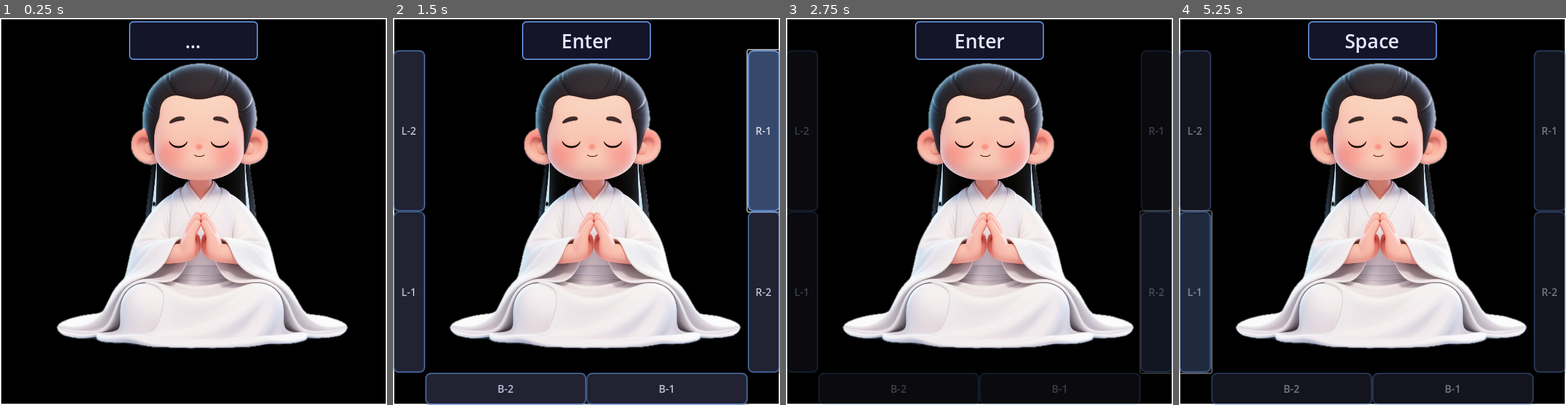
Above: before the commit, frames 1-4 (left to right).
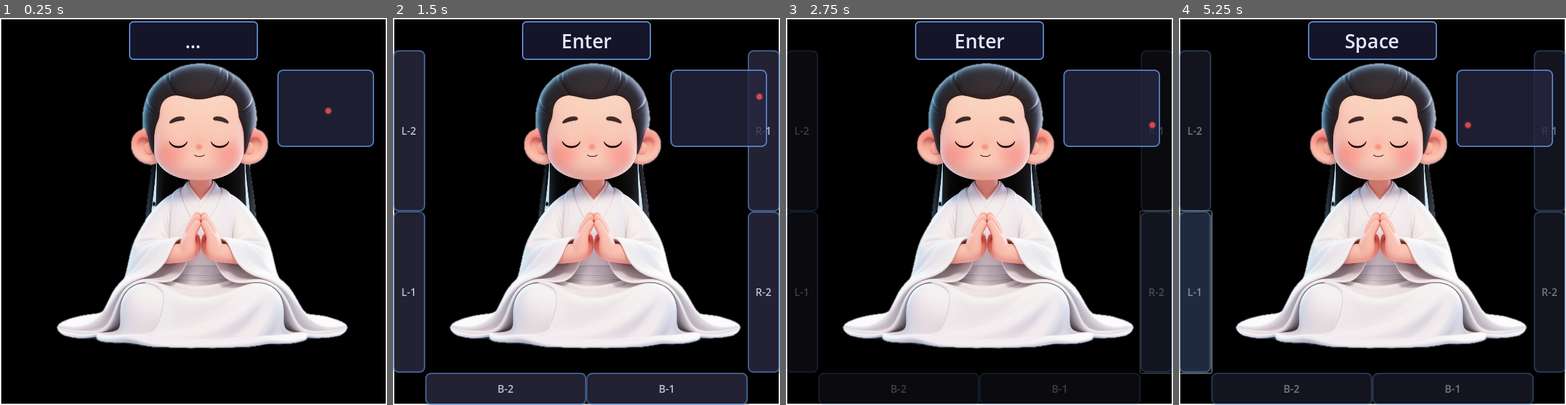
Above: after the commit, the same moments.

Repository: lichen63/cyber-cultivation
Game: Godot game, scene res://scenes/Main.tscn
The game is run twice, just before and just after one commit, with the same random seed, the same clock (stepped at 60 frames per second) and the same inputs.
Inputs (mouse positions are in pixels of both pictures, inside the frame that each line leads up to):
- Up to frame 1 (0.25 s): no input
- Up to frame 2 (1.5 s): tap Enter at 0.5 s; drag from (586, 211) to (625, 126) at 0.52 s; click "R-1" at 1.25 s
- Up to frame 3 (2.75 s): click "R-2" at 2 s
- Up to frame 4 (5.25 s): click "B-1" at 2.75 s; tap Space at 3.5 s; drag from (1295, 230) to (1353, 288) at 3.52 s; click "B-2" at 4.25 s; click "L-1" at 5 s

The runs differ from the first frame. In frame 1, 5.0% of the frame differs, in the area x 71-97%, y 13-34%; in frame 2, 7.4%, in the area x 71-100%, y 8-51%; in frame 3, 4.9%; in frame 4, 4.9%.

Commit message:
implement mouse monitor events, but not complete

Diff:
--- a/scripts/ui/Main.gd
+++ b/scripts/ui/Main.gd
@@ -1,4 +1,15 @@
 extends Control
+
+# Custom MousePoint class for drawing the mouse point
+class MousePoint extends Control:
+  func _draw() -> void:
+    var point_color = Color(0.9, 0.3, 0.3, 0.9) # Red point
+    var point_size = 4.0
+    draw_circle(Vector2(4, 4), point_size, point_color)
+
+    # Draw a subtle glow effect
+    var glow_color = Color(0.9, 0.3, 0.3, 0.3)
+    draw_circle(Vector2(4, 4), point_size + 2, glow_color)
 
 # Node references
 @onready var character_node: TextureRect = $Character
@@ -49,6 +60,13 @@
 var is_dragging: bool = false
 var mouse_initial_pos: Vector2 = Vector2.ZERO
 
+# Mouse monitoring system
+var mouse_monitor_area: Panel
+var mouse_point: Control
+var mouse_point_original_pos: Vector2
+var blink_tween: Tween
+var move_tween: Tween
+
 # === LIFECYCLE METHODS ===
 
 func _ready() -> void:
@@ -65,6 +83,9 @@
   # Create action buttons
   create_action_buttons()
 
+  # Create mouse monitoring area
+  create_mouse_monitor()
+
   # Connect mouse signals for window hover detection
   mouse_entered.connect(_on_window_mouse_entered)
   mouse_exited.connect(_on_window_mouse_exited)
@@ -72,12 +93,21 @@
 # === INPUT HANDLING ===
 
 func _input(event: InputEvent) -> void:
-  """Handle all keyboard input events"""
+  """Handle all input events - keyboard and global mouse monitoring"""
   if event is InputEventKey and event.pressed:
     update_keyboard_display(event)
+  elif event is InputEventMouseButton:
+    # Global mouse button monitoring
+    if event.pressed:
+      handle_mouse_click(event.global_position)
+    if event.double_click:
+      handle_mouse_double_click(event.global_position)
+  elif event is InputEventMouseMotion:
+    # Global mouse movement monitoring
+    handle_mouse_move(event.global_position)
 
 func _gui_input(event: InputEvent) -> void:
-  """Handle mouse input for window dragging"""
+  """Handle mouse input for window dragging only"""
   if event is InputEventMouseButton:
     if event.button_index == MOUSE_BUTTON_LEFT:
       if event.pressed:
@@ -281,6 +311,111 @@
   print("Action button pressed: ", button_names[button_index])
   # TODO: Implement specific functionality for each action button
 
+# === MOUSE MONITORING HANDLERS ===
+
+func handle_mouse_click(_mouse_pos: Vector2) -> void:
+  """Handle mouse click events - blink the point"""
+  if mouse_point:
+    # Stop any existing blink animation
+    if blink_tween:
+      blink_tween.kill()
+
+    # Ensure point is visible before blinking
+    mouse_point.modulate.a = 1.0
+
+    # Start blink animation
+    blink_mouse_point()
+
+func handle_mouse_move(mouse_pos: Vector2) -> void:
+  """Handle mouse move events - move the point in the same direction (global coordinates)"""
+  # Map the entire screen to the monitor area
+  var screen_size = DisplayServer.screen_get_size()
+  var relative_pos = mouse_pos / Vector2(screen_size)
+
+  # Scale to point area within the monitor
+  var point_area_size = mouse_monitor_area.size - Vector2(16, 16) # Account for borders and label
+  var new_point_pos = Vector2(
+    clamp(relative_pos.x * point_area_size.x, 0, point_area_size.x - 8) + 8,
+    clamp(relative_pos.y * point_area_size.y, 0, point_area_size.y - 8) + 8
+  )
+
+  # Use direct position assignment to avoid conflicts and ensure visibility
+  mouse_point.position = new_point_pos
+  # Ensure the point is visible after movement
+  mouse_point.modulate.a = 1.0
+
+func handle_mouse_double_click(_mouse_pos: Vector2) -> void:
+  """Handle double-click events - rapid blink"""
+  rapid_blink_mouse_point()
+
+func blink_mouse_point() -> void:
+  """Make the mouse point blink once"""
+  if not mouse_point:
+    return
+
+  if blink_tween:
+    blink_tween.kill()
+
+  # Ensure point is visible before starting animation
+  mouse_point.modulate.a = 1.0
+
+  blink_tween = create_tween()
+  blink_tween.tween_property(mouse_point, "modulate:a", 0.2, 0.1)
+  blink_tween.tween_property(mouse_point, "modulate:a", 1.0, 0.1)
+
+func rapid_blink_mouse_point() -> void:
+  """Make the mouse point blink rapidly for double-click"""
+  if not mouse_point:
+    return
+
+  if blink_tween:
+    blink_tween.kill()
+
+  # Ensure point is visible before starting animation
+  mouse_point.modulate.a = 1.0
+
+  blink_tween = create_tween()
+  # Blink 3 times rapidly
+  for i in range(3):
+    blink_tween.tween_property(mouse_point, "modulate:a", 0.1, 0.05)
+    blink_tween.tween_property(mouse_point, "modulate:a", 1.0, 0.05)
+
+func create_mouse_monitor() -> void:
+  """Create mouse monitoring area and point to the right of the character"""
+  var window_size = get_window().size
+
+  # Create the monitoring area panel
+  mouse_monitor_area = Panel.new()
+  mouse_monitor_area.size = Vector2(150, 120)
+  mouse_monitor_area.position = Vector2(window_size.x - 170, 80) # Right side, below keyboard display
+
+  # Style the monitoring area
+  var area_style = StyleBoxFlat.new()
+  area_style.bg_color = Color(0.15, 0.15, 0.25, 0.8) # Dark background
+  area_style.border_width_left = 2
+  area_style.border_width_right = 2
+  area_style.border_width_top = 2
+  area_style.border_width_bottom = 2
+  area_style.border_color = Color(0.4, 0.6, 0.9, 0.8) # Blue border
+  area_style.corner_radius_top_left = 8
+  area_style.corner_radius_top_right = 8
+  area_style.corner_radius_bottom_left = 8
+  area_style.corner_radius_bottom_right = 8
+  mouse_monitor_area.add_theme_stylebox_override("panel", area_style)
+
+  # Create the mouse point
+  mouse_point = MousePoint.new()
+  mouse_point.size = Vector2(32, 32)
+  mouse_point_original_pos = Vector2(75, 60) # Center of the area
+  mouse_point.position = mouse_point_original_pos
+  mouse_point.custom_minimum_size = Vector2(32, 32)
+
+  # Add components to the monitoring area
+  mouse_monitor_area.add_child(mouse_point)
+
+  # Add the monitoring area to the main scene
+  add_child(mouse_monitor_area)
+
 # === UTILITY METHODS ===
 
 func update_keyboard_display(event: InputEventKey) -> void:
Not shown, changed: README.md
